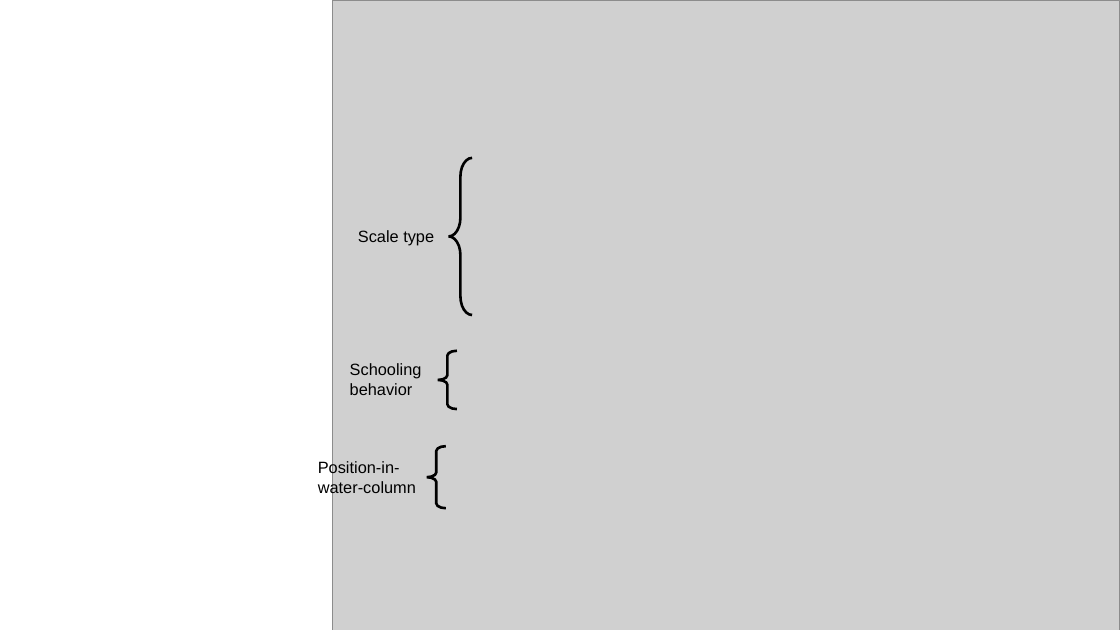
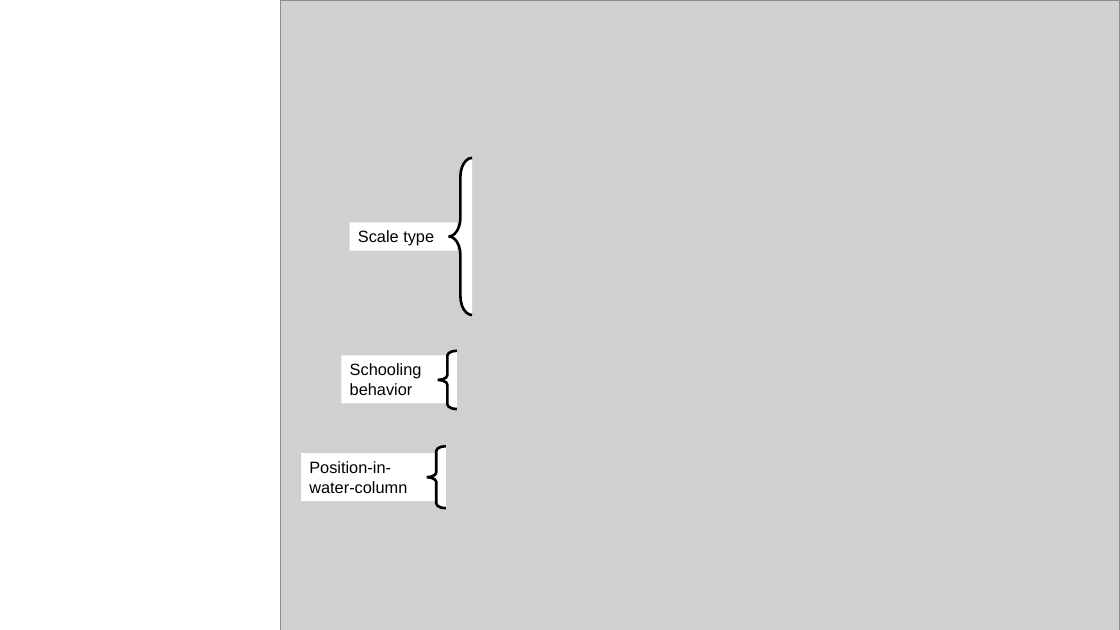
Before and after one commit to lkdomke/NearshoreMiFisheDNA, a slide deck: slide 1 of Images/Presentation1.pptx. Drawn at 1120x630 pixels with LibreOffice and Linux fonts; fonts in the diff are those of the drawing; grey boxes stand for pictures. Boxes give left, top, right and bottom in pixels: in the first picture for what was removed or moved away, otherwise in the second. Text is boxed around its words. In the diff, an @@ line names an element or a change of style, - is before the commit and + after.

Commit message:
adjusted images for fig 5

```diff
--- a/Images/Presentation1.pptx
+++ b/Images/Presentation1.pptx
@@ picture: place and size @@
-picture at [333, 0, 1120, 630]
+picture at [281, 0, 1120, 630]
@@ rectangle "Scale type": place and size @@
-rectangle "Scale type" at [358, 230, 434, 246]
+rectangle "Scale type" at [350, 223, 457, 251]
@@ rectangle "Schooling behavior": place and size @@
-rectangle "Schooling behavior" at [350, 363, 422, 395]
+rectangle "Schooling behavior" at [341, 355, 449, 403]
@@ fill none to #FFFFFF in 6 elements at [350, 223, 457, 251], [341, 355, 449, 403], [301, 454, 439, 502], [449, 158, 472, 315], [438, 351, 457, 409], [427, 446, 446, 508] @@
@@ rectangle "Position-in-water-column": place and size @@
-rectangle "Position-in-water-column" at [318, 460, 416, 496]
+rectangle "Position-in-water-column" at [301, 454, 439, 502]
```
